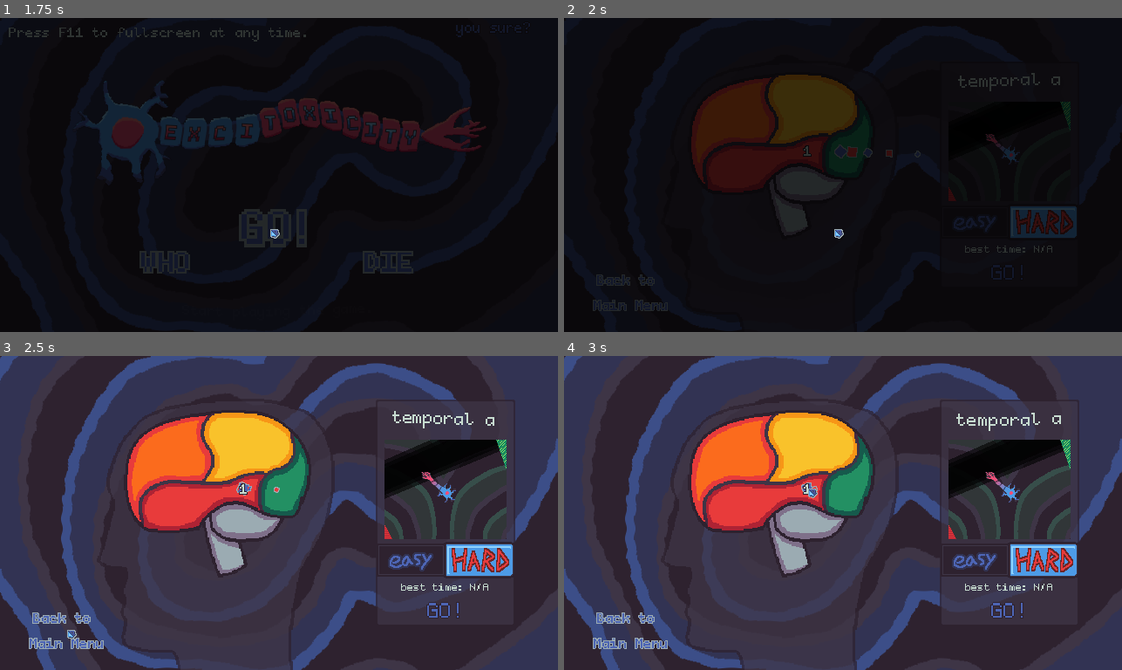
Above: before the commit, frames 1-4 (two rows, left to right).
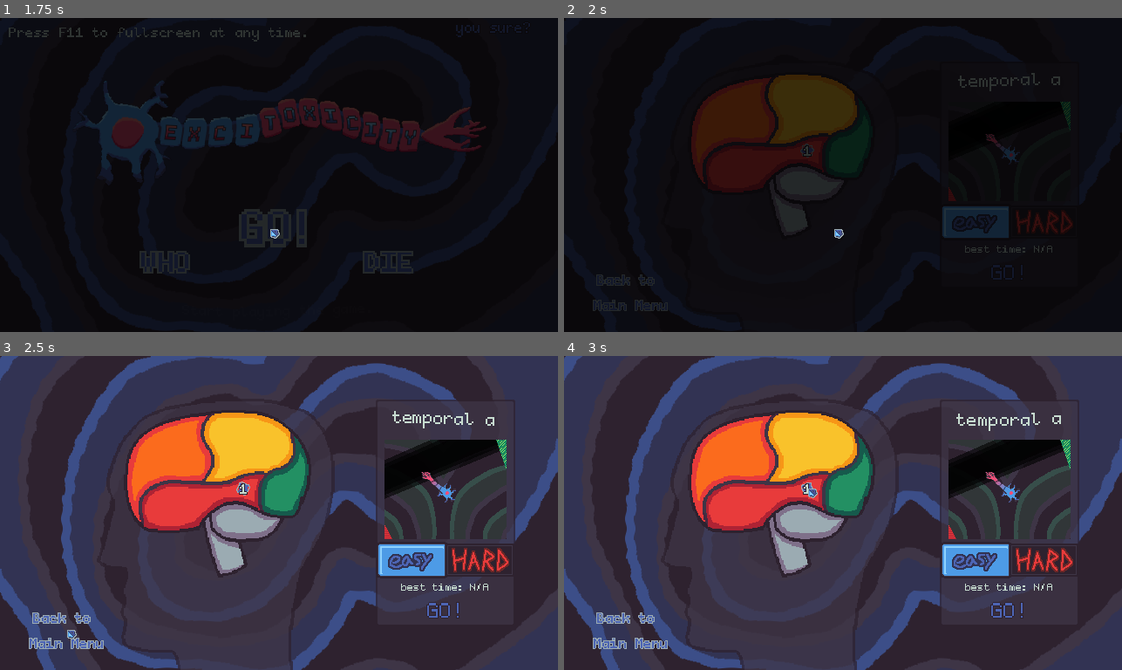
Above: after the commit, the same moments.

Repository: bnhrl/MomentumIsEverythingCountDown
Game: Godot game, scene res://Game/MainMenu/main_menu.tscn
The game is run twice, just before and just after one commit, with the same random seed, the same clock (stepped at 60 frames per second) and the same inputs.
Inputs (mouse positions are in pixels of both pictures, inside the frame that each line leads up to):
- Up to frame 1 (1.75 s): tap F at 0.5, 1.25 s; move the mouse to (496, 24) at 0.52 s; hold D (right) 0.53-1.28 s; click (496, 24) at 0.6 s; move the mouse to (267, 228) at 1.27 s; hold S (down) from 1.28 s (still down); click (267, 228) at 1.35 s
- Up to frame 2 (2 s): keep holding S (down)
- Up to frame 3 (2.5 s): move the mouse to (66, 629) at 2.02 s; release S (down) at 2.03 s; hold D (right) from 2.03 s (still down); hold Space (reserve_ion) from 2.03 s (still down); click (66, 629) at 2.3 s
- Up to frame 4 (3 s): move the mouse to (809, 487) at 2.77 s; release D (right) at 2.78 s; release Space (reserve_ion) at 2.78 s; hold W (up) from 2.78 s (still down); click (809, 487) at 2.85 s

Frame 1 is identical in both runs. In frame 2, 1.7% of the frame differs, in the area x 42-92%, y 40-70%; in frame 3, 1.7%; in frame 4, 1.7%.

Commit message:
various minor fixes

Diff:
--- a/Game/LevelSelect/level_select.gd
+++ b/Game/LevelSelect/level_select.gd
@@ -95,7 +95,7 @@
 	level = l
 	level_label.text = "[tornado freq=5 radius=2.0]"+LEVEL_NAMES.get(level)
 	level_thumbnail.texture = LEVEL_THUMBSNAILS.get(level)
-	selector.target = button
+	selector.set_target(button)
 	update_best_time_label()
 
 func update_best_time_label() -> void:
--- a/Game/LevelSelect/selector.gd
+++ b/Game/LevelSelect/selector.gd
@@ -4,18 +4,15 @@
 @export var target: LevelButton
 var anchors: Array[Node2D]
 
+
 func _ready() -> void:
+	if not target: hide()
 	for child in get_children():
 		anchors.append(child)
 
 func _process(delta: float) -> void:
-	if !target:
-		hide()
+	if not target:
 		return
-	else:
-		if !visible:
-			global_position = target.global_position + target.size / 2.0 - Vector2(1.0, 0.0)
-		show()
 
 	var target_position := target.global_position + target.size / 2.0 - Vector2(1.0, 0.0)
 	for i in range(anchors.size()):
@@ -23,3 +20,10 @@
 		else:          anchors[i].rotation -= delta
 		if target:
 			anchors[i].global_position = LerpHelper.lv2(anchors[i].global_position, target_position, (i+1) * 3.0, delta)
+
+
+func set_target(t: LevelButton) -> void:
+	target = t
+	if not visible or not target:
+		global_position = target.global_position + target.size / 2.0 - Vector2(1.0, 0.0)
+		show()
--- a/Game/Levels/_Base/level.tscn
+++ b/Game/Levels/_Base/level.tscn
@@ -74,9 +74,9 @@
 [node name="TimeLabel" type="RichTextLabel" parent="UILayer" unique_id=348801823]
 clip_contents = false
 offset_left = 550.0
-offset_top = -2.0
+offset_top = -4.0
 offset_right = 636.0
-offset_bottom = 19.0
+offset_bottom = 17.0
 theme_override_colors/default_color = Color(0.78031605, 0.86290884, 0.815826, 0.70000005)
 theme_override_font_sizes/normal_font_size = 12
 text = "0.0s"
--- a/_Globals/Player/_PlayerManager.gd
+++ b/_Globals/Player/_PlayerManager.gd
@@ -1,7 +1,7 @@
 extends Node
 
 
-var easy_mode := false
+var easy_mode := true
 var player: Player
 func add_player(parent: Node = get_tree().get_root()) -> void:
 	if player: player.queue_free()
--- a/_Globals/_Data.gd
+++ b/_Globals/_Data.gd
@@ -45,6 +45,7 @@
 
 
 func add_best_time(level: int, time: float) -> void:
+	time = snappedf(time, 0.01)
 	var l := str(level)
 	if PlayerManager.easy_mode: l += "_easy"
 	else: l += "_hard"
